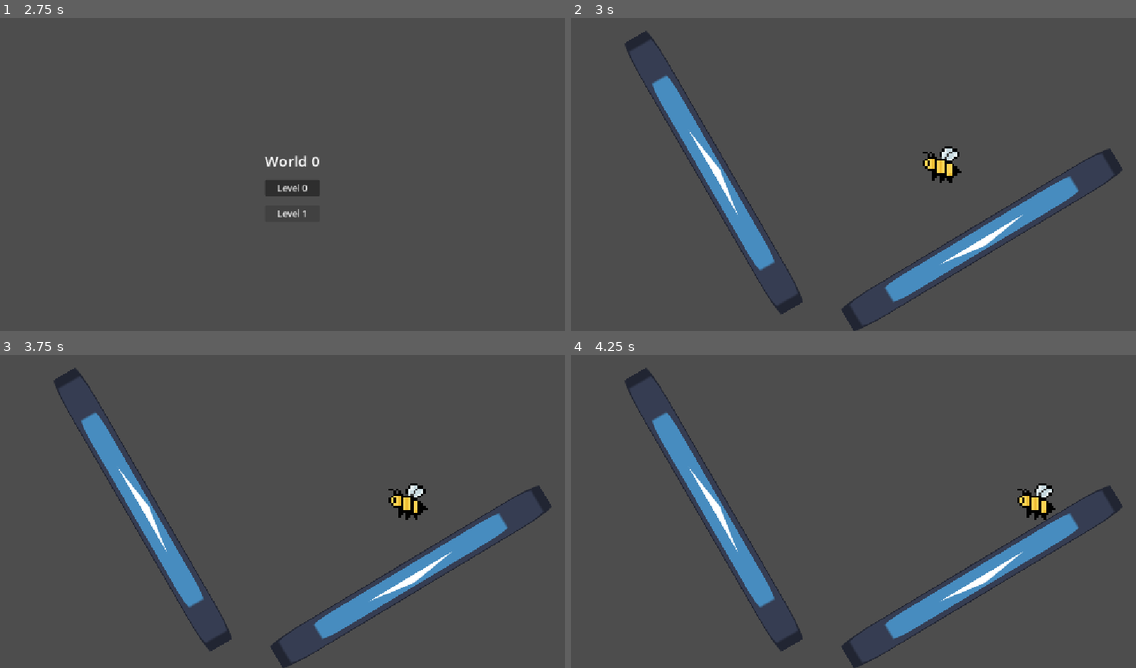
Above: before the commit, frames 1-4 (two rows, left to right).
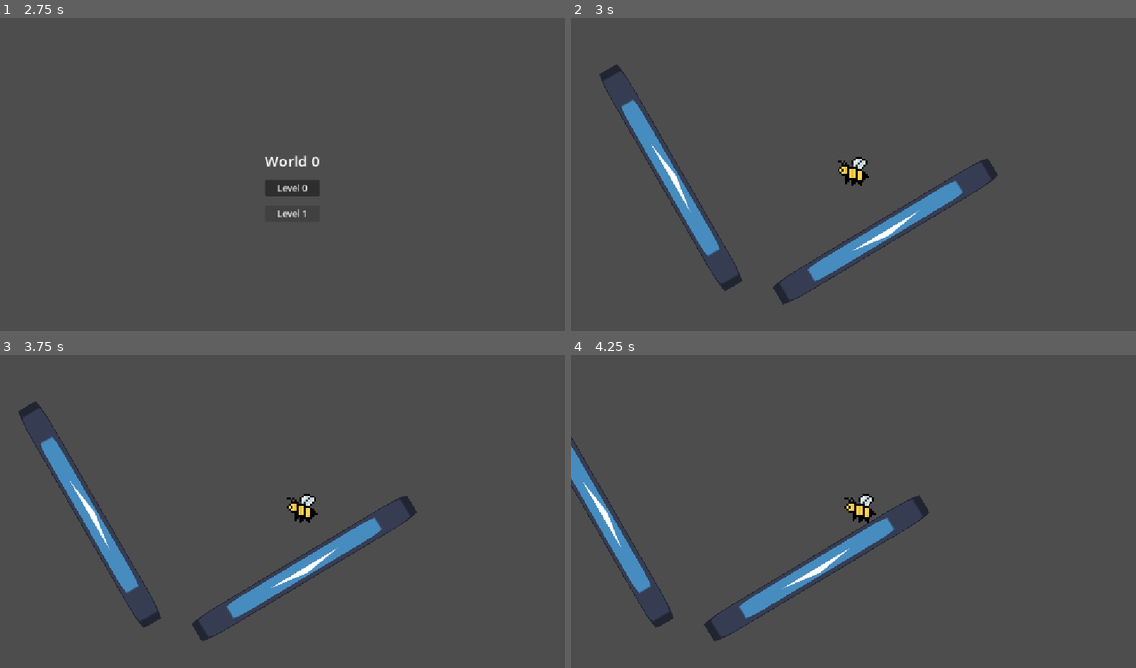
Above: after the commit, the same moments.

Repository: futurefleagames-lab/bee-line
Game: Godot game, scene res://menus/main_menu.tscn
The game is run twice, just before and just after one commit, with the same random seed, the same clock (stepped at 60 frames per second) and the same inputs. The engine's default icon, where the game draws it, is replaced by a stand-in: a white triangle on a blue panel in a dark square.
Inputs:
- Up to frame 1 (2.75 s): click "PLAY" at 0.5 s; click "Level 1" at 1.25 s; click "Level 1" at 2 s
- Up to frame 2 (3 s): click "Level 0" at 2.75 s
- Up to frame 3 (3.75 s): hold D (right) from 3.53 s (still down); tap Space (dash) at 3.6 s
- Up to frame 4 (4.25 s): keep holding D (right)

Frame 1 is identical in both runs. In frame 2, 11% of the frame differs, in the area x 5-98%, y 4-100%; in frame 3, 11%; in frame 4, 11%.

Commit message:
Player camera

Diff:
--- a/project.godot
+++ b/project.godot
@@ -58,18 +58,6 @@
 , Object(InputEventJoypadButton,"resource_local_to_scene":false,"resource_name":"","device":-1,"button_index":1,"pressure":0.0,"pressed":false,"script":null)
 ]
 }
-reset={
-"deadzone": 0.2,
-"events": [Object(InputEventKey,"resource_local_to_scene":false,"resource_name":"","device":-1,"window_id":0,"alt_pressed":false,"shift_pressed":false,"ctrl_pressed":false,"meta_pressed":false,"pressed":false,"keycode":0,"physical_keycode":82,"key_label":0,"unicode":114,"location":0,"echo":false,"script":null)
-, Object(InputEventJoypadButton,"resource_local_to_scene":false,"resource_name":"","device":-1,"button_index":4,"pressure":0.0,"pressed":false,"script":null)
-]
-}
-dash={
-"deadzone": 0.2,
-"events": [Object(InputEventKey,"resource_local_to_scene":false,"resource_name":"","device":-1,"window_id":0,"alt_pressed":false,"shift_pressed":false,"ctrl_pressed":false,"meta_pressed":false,"pressed":false,"keycode":0,"physical_keycode":32,"key_label":0,"unicode":32,"location":0,"echo":false,"script":null)
-, Object(InputEventJoypadButton,"resource_local_to_scene":false,"resource_name":"","device":-1,"button_index":1,"pressure":0.0,"pressed":false,"script":null)
-]
-}
 
 [physics]
 
--- a/scenes/bee.tscn
+++ b/scenes/bee.tscn
@@ -41,3 +41,7 @@
 
 [node name="CollisionShape2D" type="CollisionShape2D" parent="." unique_id=418103863]
 shape = SubResource("CircleShape2D_idvct")
+
+[node name="Camera2D" type="Camera2D" parent="." unique_id=1099290125]
+zoom = Vector2(0.4, 0.4)
+position_smoothing_enabled = true
